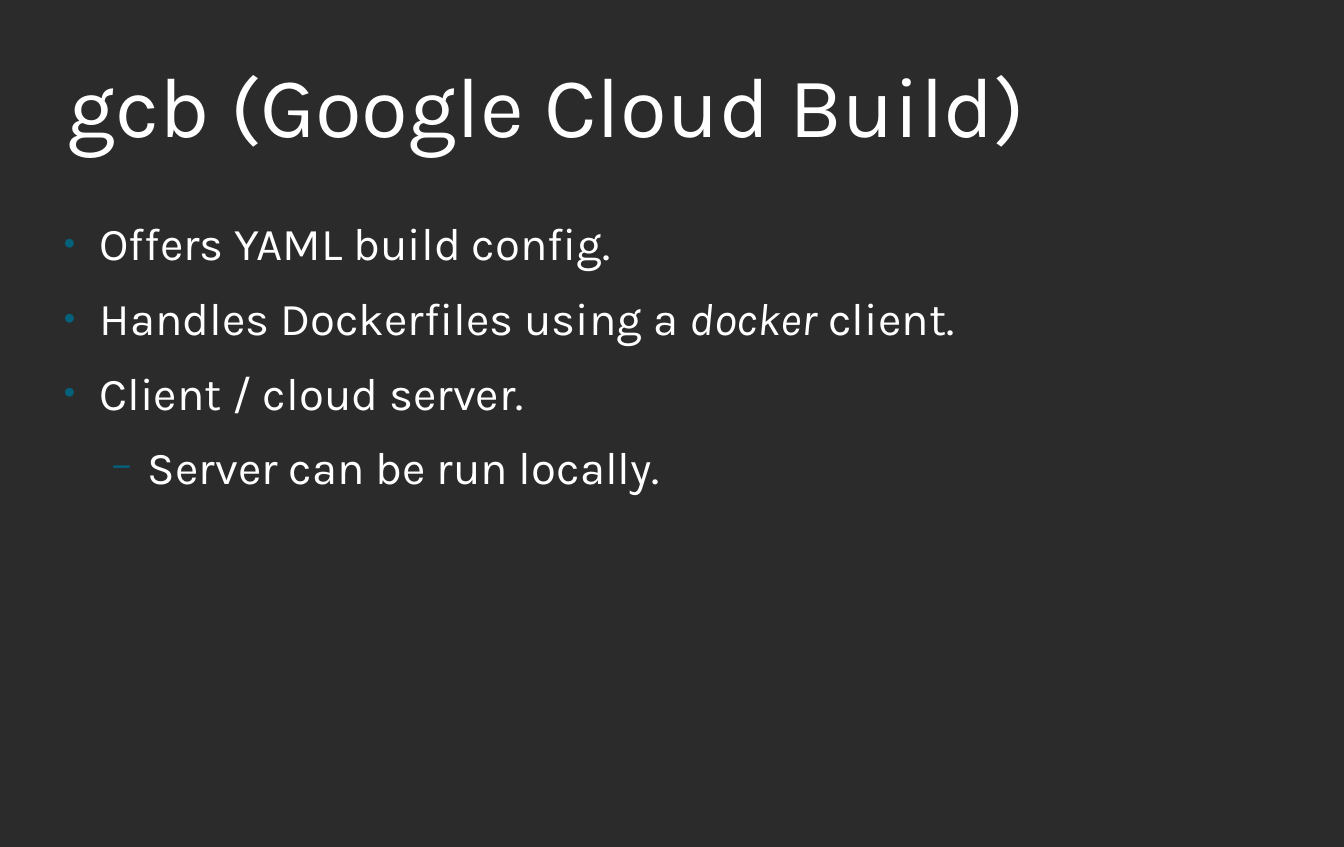
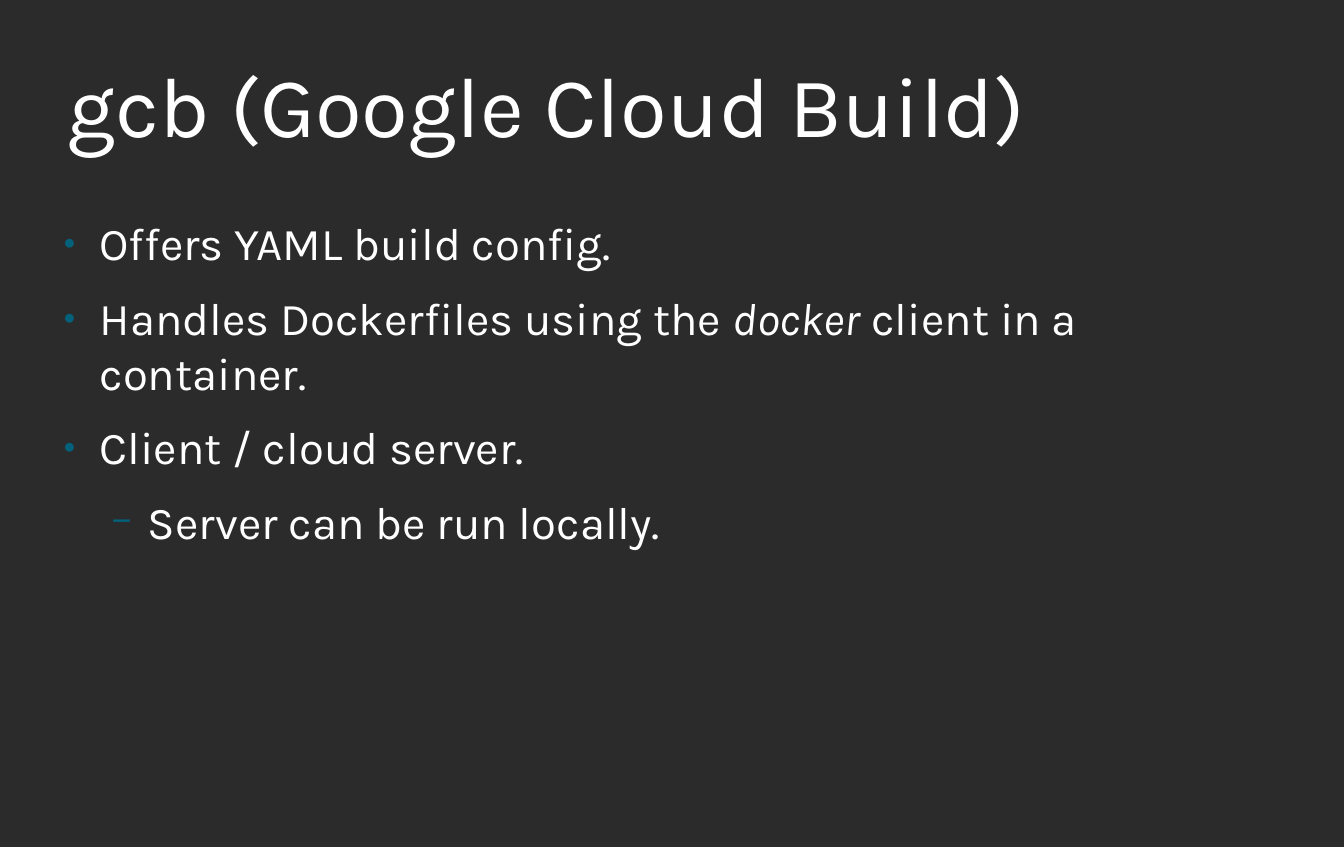
Before and after one commit to nalind/devconf.us-2018, a slide deck: slide 30 of images.odp. Drawn at 1344x847 pixels with LibreOffice and Linux fonts; fonts in the diff are those of the drawing; background and template pictures are left out; a plain dark background stands for a picture behind light text. Boxes give left, top, right and bottom in pixels: in the first picture for what was removed or moved away, otherwise in the second. Text is boxed around its words. In the diff, an @@ line names an element or a change of style, - is before the commit and + after.

```diff
--- a/images.odp
+++ b/images.odp
@@ text at (x1=100, y1=303, x2=1077, y2=391): text changed @@
-● Handles Dockerfiles using a docker client.
+● Handles Dockerfiles using the docker client in a container.
```
Also in this commit, not shown: 16 other slides changed.
